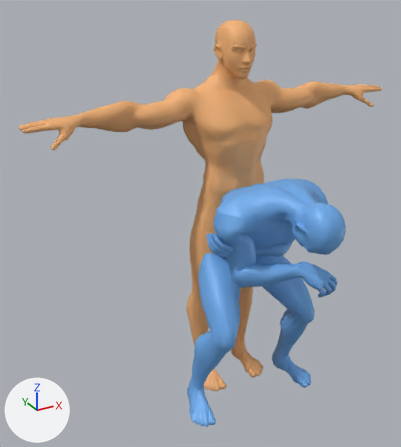
A saved change to the glTF model muscle-detective/assets/glbs/chokeslam_ragdoll.glb.
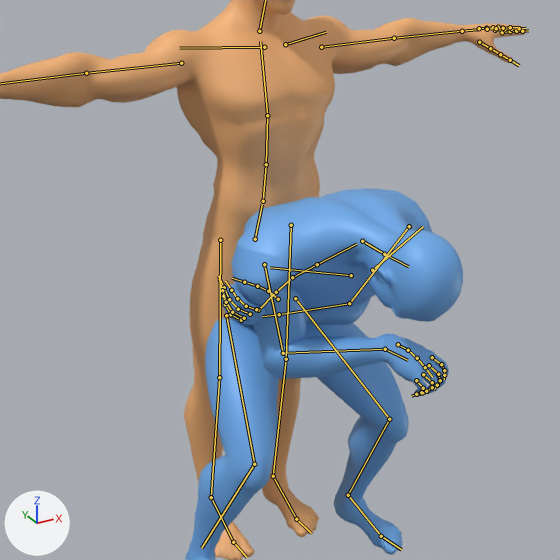
Each version is shown whole from a 50 mm lens placed at (-1.325, -2.098, 1.966), pointed at (-0.234, -0.114, 0.974), then close up on the part from 20% to 100% of the width and 16% to 87% of the height. Every picture has the same lights, and +X, +Y and +Z are marked at lower left. The older version's two pictures come first. Both versions are drawn at frame 54 of the action 'Chokeslam_A_V6'; the numbers are the values there. The bones that change, and the others that lie on the model, are drawn over the model as lines in the close-ups.

Names of what the first close-up shows: 'SuperHero_Male', 'SuperHero_Male.001'.
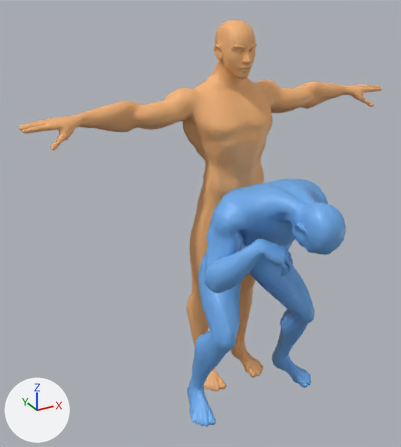
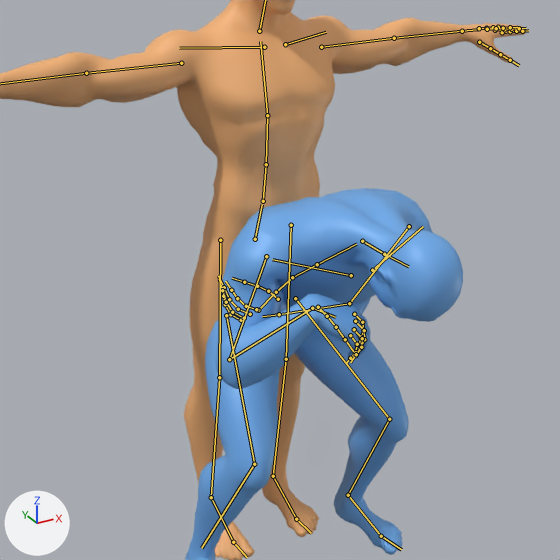
Changed parts and their boxes [x1, y1, x2, y2] in the close-ups (560 x 560 px):
'SuperHero_Male', posed: [185, 188, 463, 560] in both
bone 'clavicle_r', root to tip: before (351, 275) to (270, 267); after (351, 275) to (272, 259)
bone 'upperarm_r', root to tip: before (264, 264) to (283, 353); after (266, 256) to (229, 359)
bone 'lowerarm_r', root to tip: before (283, 353) to (385, 349); after (229, 359) to (312, 308)
bone 'hand_r', root to tip: before (385, 349) to (407, 360); after (312, 308) to (335, 317)
bone 'index_02_r', root to tip: before (441, 364) to (444, 370); after (362, 322) to (363, 330)
bone 'pinky_02_r', root to tip: before (423, 388) to (421, 392); after (357, 344) to (355, 352)
bone 'ring_03_r', root to tip: before (432, 387) to (426, 391); after (361, 347) to (356, 354)
bone 'thumb_01_r', root to tip: before (398, 344) to (408, 350); after (318, 307) to (327, 316)
bone 'thumb_02_r', root to tip: before (408, 350) to (417, 358); after (327, 316) to (336, 327)

The change, as a diff of the scene's bpy script:
```diff
--- a/muscle-detective/assets/glbs/chokeslam_ragdoll.glb.py
+++ b/muscle-detective/assets/glbs/chokeslam_ragdoll.glb.py
@@ bone_clavicle_r @@
 bone_clavicle_r = bpy.data.objects['Powerbomb_A'].pose.bones['clavicle_r']  # child of 'spine_03'
-bone_clavicle_r.rotation_quaternion = (0.996, -0.037, -0.003, 0.083)  # degrees (-4, 0, 10)
+bone_clavicle_r.rotation_quaternion = (0.999, -0.019, -0.001, 0.041)  # degrees (-2, 0, 5)
@@ bone_upperarm_r @@
 bone_upperarm_r = bpy.data.objects['Powerbomb_A'].pose.bones['upperarm_r']  # child of 'clavicle_r'
-bone_upperarm_r.rotation_quaternion = (0.665, 0.592, 0.145, 0.431)  # degrees (74, -19, 52)
+bone_upperarm_r.rotation_quaternion = (0.83, 0.426, 0.232, 0.252)  # degrees (58, 10, 39)
@@ bone_lowerarm_r @@
 bone_lowerarm_r = bpy.data.objects['Powerbomb_A'].pose.bones['lowerarm_r']  # child of 'upperarm_r'
-bone_lowerarm_r.rotation_quaternion = (0.692, 0.643, -0.278, -0.105)  # degrees (90, -15, -32)
+bone_lowerarm_r.rotation_quaternion = (0.383, 0.865, 0.013, -0.303)  # degrees (128, 33, -15)
@@ bone_hand_r @@
 bone_hand_r = bpy.data.objects['Powerbomb_A'].pose.bones['hand_r']  # child of 'lowerarm_r'
-bone_hand_r.rotation_quaternion = (0.938, -0.209, -0.226, 0.157)  # degrees (-30, -21, 25)
+bone_hand_r.rotation_quaternion = (0.816, -0.06, -0.081, 0.562)  # degrees (-11, -4, 69)
@@ bone_index_02_r @@
 bone_index_02_r = bpy.data.objects['Powerbomb_A'].pose.bones['index_02_r']  # child of 'index_01_r'
-bone_index_02_r.rotation_quaternion = (0.974, 0.225, 0.0, 0.0)  # degrees (26, 0, 0)
+bone_index_02_r.rotation_quaternion = (0.97, 0.242, 0.0, 0.0)  # degrees (28, 0, 0)
@@ bone_pinky_02_r @@
 bone_pinky_02_r = bpy.data.objects['Powerbomb_A'].pose.bones['pinky_02_r']  # child of 'pinky_01_r'
-bone_pinky_02_r.rotation_quaternion = (0.94, 0.342, 0.0, 0.0)  # degrees (40, 0, 0)
+bone_pinky_02_r.rotation_quaternion = (0.956, 0.292, 0.0, 0.0)  # degrees (34, 0, 0)
@@ bone_ring_03_r @@
 bone_ring_03_r = bpy.data.objects['Powerbomb_A'].pose.bones['ring_03_r']  # child of 'ring_02_r'
-bone_ring_03_r.rotation_quaternion = (0.974, 0.225, 0.0, 0.0)  # degrees (26, 0, 0)
+bone_ring_03_r.rotation_quaternion = (0.982, 0.191, 0.0, 0.0)  # degrees (22, 0, 0)
@@ bone_thumb_01_r @@
 bone_thumb_01_r = bpy.data.objects['Powerbomb_A'].pose.bones['thumb_01_r']  # child of 'hand_r'
-bone_thumb_01_r.rotation_quaternion = (0.996, 0.087, 0.0, 0.0)  # degrees (10, 0, 0)
+bone_thumb_01_r.rotation_quaternion = (0.988, 0.156, 0.0, 0.0)  # degrees (18, 0, 0)
@@ bone_thumb_02_r @@
 bone_thumb_02_r = bpy.data.objects['Powerbomb_A'].pose.bones['thumb_02_r']  # child of 'thumb_01_r'
-bone_thumb_02_r.rotation_quaternion = (0.993, 0.122, 0.0, 0.0)  # degrees (14, 0, 0)
+bone_thumb_02_r.rotation_quaternion = (0.982, 0.191, 0.0, 0.0)  # degrees (22, 0, 0)
```
